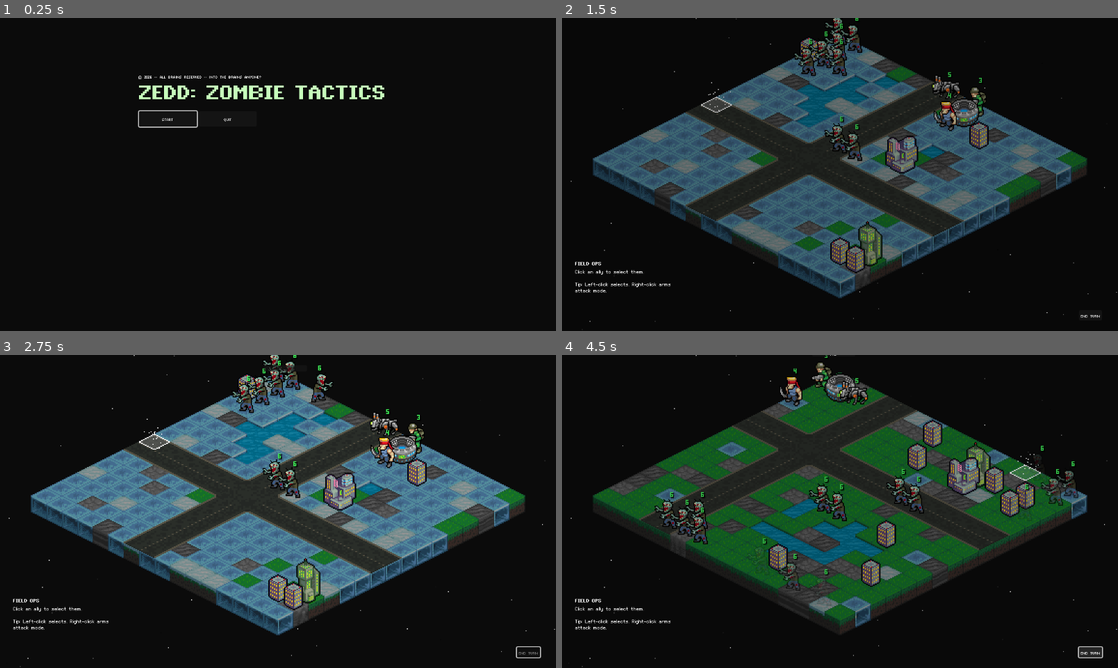
Above: before the commit, frames 1-4 (two rows, left to right).
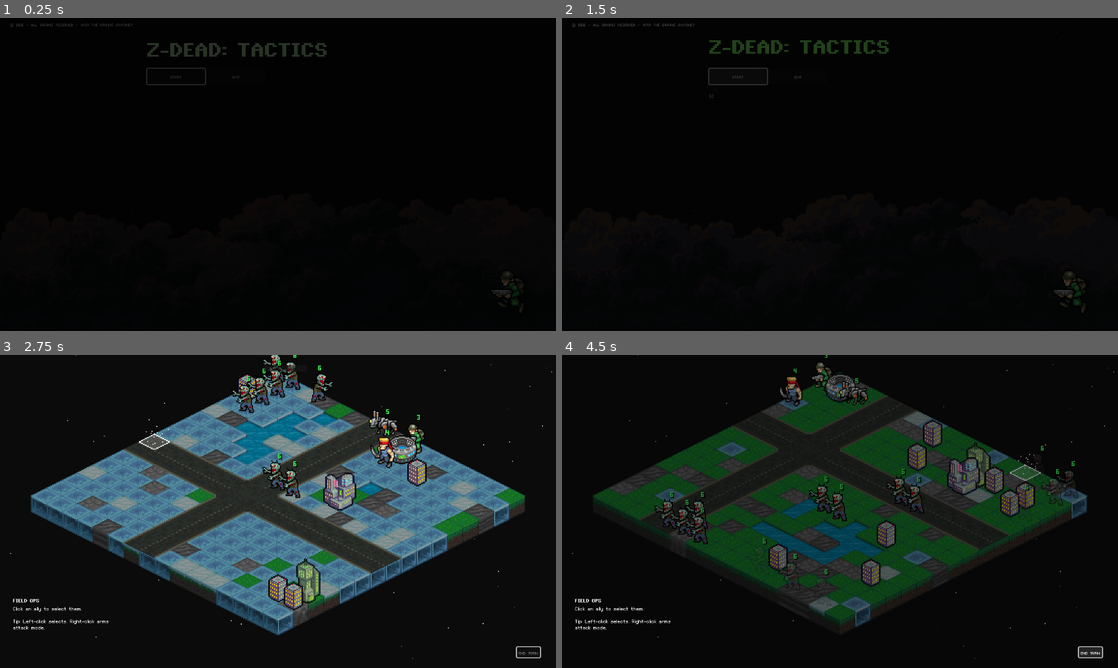
Above: after the commit, the same moments.

Repository: Tekknobot/MEKIII
Game: Godot game, scene res://scenes/title_screen.tscn
The game is run twice, just before and just after one commit, with the same random seed, the same clock (stepped at 60 frames per second) and the same inputs. This scene is started directly instead of the project's main scene.
Inputs (mouse positions are in pixels of both pictures, inside the frame that each line leads up to):
- Up to frame 1 (0.25 s): no input
- Up to frame 2 (1.5 s): click "Start" at 0.5 s; click (739, 77) at 1.25 s, where only the run after the commit has a clickable "Start"
- Up to frame 3 (2.75 s): click "End Turn" at 2 s
- Up to frame 4 (4.5 s): tap Enter (ui_accept) at 2.75, 3.02 s; move the mouse to (962, 495) at 2.77 s; tap R at 2.85 s; click (962, 495) at 2.92 s; drag from (728, 527) to (812, 574) at 3.52 s; click "End Turn" at 4.25 s

The runs differ from the first frame. In frame 1, 2.0% of the frame differs, in the area x 2-93%, y 1-92%; in frame 2, 40%, in the area x 1-100%, y 0-100%; in frame 3, 0.7%; in frame 4, 18%.

Commit message:
Title screen adjustments.

Diff:
--- a/scenes/Game.tscn
+++ b/scenes/Game.tscn
@@ -259,6 +259,7 @@
 [node name="Game" type="Node2D" groups=["GameMap"]]
 script = ExtResource("1_400sg")
 fade_rect_path = NodePath("UI/FadeLayer/ColorRect")
+fade_hold_time = 0.22
 water_patch_count = 1
 building_scenes = Array[PackedScene]([ExtResource("21_1fiys"), ExtResource("22_ho5ir"), ExtResource("23_evnk2"), ExtResource("24_ca228")])
 building_count = 12
--- a/scenes/StarNight.tscn
+++ b/scenes/StarNight.tscn
@@ -13,9 +13,9 @@
 color_ramp = SubResource("GradientTexture1D_kt1dj")
 
 [node name="StarryNight" type="GPUParticles2D"]
-position = Vector2(-20, -121)
+position = Vector2(306, 99)
 amount = 1000
-process_material = SubResource("ParticleProcessMaterial_oue2e")
 lifetime = 20.0
 preprocess = 200.0
 visibility_rect = Rect2(-100, -100, 1000, 1000)
+process_material = SubResource("ParticleProcessMaterial_oue2e")
--- a/scenes/title_screen.tscn
+++ b/scenes/title_screen.tscn
@@ -1,9 +1,17 @@
-[gd_scene load_steps=5 format=3 uid="uid://rriol7fhna81"]
+[gd_scene load_steps=13 format=3 uid="uid://rriol7fhna81"]
 
 [ext_resource type="Script" uid="uid://q37bmmrkofy5" path="res://scripts/TitleScreen.gd" id="1_fgkus"]
 [ext_resource type="FontFile" uid="uid://dgugahs6bc7so" path="res://fonts/magofonts/mago3.ttf" id="2_s4lrb"]
 [ext_resource type="FontFile" uid="uid://buw362wjb8o8d" path="res://fonts/magofonts/mago2.ttf" id="2_sa3yf"]
 [ext_resource type="FontFile" uid="uid://csnhk3q4gx0" path="res://fonts/magofonts/mago1.ttf" id="3_mgrm8"]
+[ext_resource type="Texture2D" uid="uid://b8ydvfeaxe1yj" path="res://sprites/Dog/dog2.png" id="5_3yumr"]
+[ext_resource type="Texture2D" uid="uid://wm8nrbekb2d0" path="res://sprites/Humans/soldier5.png" id="6_cs5ya"]
+[ext_resource type="Texture2D" uid="uid://dd1d72gdlqw0h" path="res://sprites/Humans/merc/idle/rambo_idle1.png" id="7_mykxm"]
+[ext_resource type="Texture2D" uid="uid://di6lcgxxpn653" path="res://sprites/Zombies/move/zomb1.png" id="8_tklts"]
+[ext_resource type="Texture2D" uid="uid://bp3lio7u3wkso" path="res://sprites/Bots/Blue/robo2-export3.png" id="9_mykxm"]
+[ext_resource type="PackedScene" uid="uid://bm1g128j70kea" path="res://scenes/StarNight.tscn" id="10_tklts"]
+[ext_resource type="Texture2D" uid="uid://sh0qp53v5skq" path="res://sprites/Clouds/Re_ Indie Developer from Toronto, Canada looking for pixel mech artist_/layer2.png" id="11_ib7db"]
+[ext_resource type="Texture2D" uid="uid://bkumpbg4gebvj" path="res://sprites/Clouds/Re_ Indie Developer from Toronto, Canada looking for pixel mech artist_/layer1.png" id="12_frs5l"]
 
 [node name="TitleScreen" type="Control"]
 layout_mode = 3
@@ -13,36 +21,71 @@
 grow_horizontal = 2
 grow_vertical = 2
 script = ExtResource("1_fgkus")
+fade_time = 1.25
 type_chars_per_sec = 25.0
+title_font = ExtResource("2_s4lrb")
+body_font = ExtResource("3_mgrm8")
+body_font_size = 16
+button_font = ExtResource("2_sa3yf")
+button_font_size = 16
+bg_texture_rect_path = NodePath("Thumbnail")
+bg_textures = Array[Texture2D]([ExtResource("5_3yumr"), ExtResource("6_cs5ya"), ExtResource("7_mykxm"), ExtResource("8_tklts"), ExtResource("9_mykxm")])
+clouds_a_path = NodePath("CloudsA")
+clouds_b_path = NodePath("CloudsB")
+cloud_textures = Array[Texture2D]([ExtResource("11_ib7db"), ExtResource("12_frs5l")])
+cloud_swap_every = 2.0
 
-[node name="Fade" type="ColorRect" parent="."]
-layout_mode = 0
-offset_right = 1151.0
-offset_bottom = 659.0
-color = Color(0, 0, 0, 1)
+[node name="StarryNight" parent="." instance=ExtResource("10_tklts")]
 
 [node name="Copyright" type="Label" parent="."]
 layout_mode = 0
-offset_left = 288.0
-offset_top = 114.0
-offset_right = 800.0
-offset_bottom = 127.0
+offset_left = 22.0
+offset_top = 6.0
+offset_right = 534.0
+offset_bottom = 19.0
 theme_override_fonts/font = ExtResource("2_sa3yf")
 text = "© 2026 -- All Brains Reserved -- Into the Brains anyone?"
 
+[node name="CloudsA" type="TextureRect" parent="."]
+modulate = Color(0.2508181, 0.25081813, 0.2508181, 1)
+layout_mode = 0
+offset_left = -87.0
+offset_top = 306.0
+offset_right = 1175.222
+offset_bottom = 663.0
+texture = ExtResource("11_ib7db")
+
+[node name="CloudsB" type="TextureRect" parent="."]
+modulate = Color(0.2508181, 0.25081813, 0.2508181, 1)
+layout_mode = 0
+offset_left = -96.0
+offset_top = 304.0
+offset_right = 1166.222
+offset_bottom = 661.0
+texture = ExtResource("12_frs5l")
+
+[node name="Thumbnail" type="TextureRect" parent="."]
+layout_mode = 0
+offset_left = 1016.0
+offset_top = 512.0
+offset_right = 1056.0
+offset_bottom = 552.0
+scale = Vector2(3, 3)
+stretch_mode = 2
+
 [node name="Center" type="VBoxContainer" parent="."]
 layout_mode = 0
-offset_left = 288.0
-offset_top = 125.0
-offset_right = 800.0
-offset_bottom = 242.0
+offset_left = 305.0
+offset_top = 37.0
+offset_right = 817.0
+offset_bottom = 154.0
 
 [node name="Title" type="Label" parent="Center"]
 custom_minimum_size = Vector2(120, 64)
 layout_mode = 2
 theme_override_fonts/font = ExtResource("2_s4lrb")
 theme_override_font_sizes/font_size = 64
-text = "ZEDD: ZOMBIE TACTICS"
+text = "Z-DEAD: TACTICS"
 
 [node name="Buttons" type="HBoxContainer" parent="Center"]
 layout_mode = 2
@@ -62,15 +105,24 @@
 [node name="StoryClip" type="Control" parent="."]
 custom_minimum_size = Vector2(120, 120)
 anchors_preset = 0
-offset_left = 28.0
-offset_top = 26.0
-offset_right = 222.0
-offset_bottom = 146.0
+offset_left = 305.0
+offset_top = 153.0
+offset_right = 499.0
+offset_bottom = 273.0
 
 [node name="Story" type="RichTextLabel" parent="StoryClip"]
 custom_minimum_size = Vector2(120, 120)
 layout_mode = 0
 offset_top = 1.0
 offset_right = 245.0
-offset_bottom = 598.0
+offset_bottom = 475.0
 theme_override_fonts/normal_font = ExtResource("3_mgrm8")
+theme_override_font_sizes/normal_font_size = 16
+
+[node name="Fade" type="ColorRect" parent="."]
+layout_mode = 0
+offset_left = -26.0
+offset_top = -27.0
+offset_right = 1176.0
+offset_bottom = 674.0
+color = Color(0, 0, 0, 1)
--- a/scripts/TitleScreen.gd
+++ b/scripts/TitleScreen.gd
@@ -35,6 +35,52 @@
 var _tw: Tween = null
 var _title_tw: Tween = null
 var _sick_tw: Tween = null
+
+# --- Fonts (pick in Inspector) ---
+@export var title_font: Font
+@export var title_font_size := 64
+
+@export var body_font: Font
+@export var body_font_size := 18
+
+@export var button_font: Font
+@export var button_font_size := 20
+
+# Optional: story text color (default pure white)
+@export var story_color := Color(1, 1, 1, 1)
+
+# --- Background slideshow ---
+@export var bg_texture_rect_path: NodePath
+@onready var bg: TextureRect = get_node_or_null(bg_texture_rect_path)
+
+@export var bg_textures: Array[Texture2D] = []   # drag your PNGs in Inspector
+@export var bg_change_every := 2.0               # seconds between swaps
+@export var bg_fade_time := 0.6                  # fade duration
+
+var _bg_timer: SceneTreeTimer = null
+var _bg_tw: Tween = null
+var _bg_last_index := -1
+
+# --- Clouds (2-layer crossfade + drift) ---
+@export var clouds_a_path: NodePath
+@export var clouds_b_path: NodePath
+@onready var clouds_a: TextureRect = get_node_or_null(clouds_a_path)
+@onready var clouds_b: TextureRect = get_node_or_null(clouds_b_path)
+
+@export var cloud_textures: Array[Texture2D] = []  # drag cloud PNGs here
+@export var cloud_swap_every := 4.0               # seconds between cloud changes
+@export var cloud_crossfade_time := 1.0
+
+@export var cloud_drift_px := Vector2(40, 0)      # how far it drifts before looping back
+@export var cloud_drift_time := 12.0              # seconds to drift that far
+
+var _cloud_timer: SceneTreeTimer = null
+var _cloud_tw: Tween = null
+var _cloud_drift_tw: Tween = null
+var _cloud_last_index := -1
+var _cloud_showing_a := true
+var _cloud_base_pos_a := Vector2.ZERO
+var _cloud_base_pos_b := Vector2.ZERO
 
 func _ready() -> void:
 	# Fade in from black
@@ -55,12 +101,18 @@
 	_story_full = _default_story_bbcode()
 	story.text = "" # start empty
 
+	_apply_fonts()
+
 	# Start animations
 	_start_title_anim()
 	_start_sick_color_anim()
 
 	# Start typewriter
 	_start_typewriter()
+
+	_start_bg_cycle()
+	_start_clouds()
+
 
 func _process(delta: float) -> void:
 	if _busy:
@@ -162,12 +214,9 @@
 		_sick_tw.tween_property(title, "modulate", sick_color_b, sick_pulse_time)
 
 	# Story tied to same vibe (slightly dimmer)
-	var story_a := sick_color_a * Color(1, 1, 1, 0.90)
-	var story_b := sick_color_b * Color(1, 1, 1, 0.90)
-
 	if story != null:
-		_sick_tw.tween_property(story, "modulate", story_a, sick_pulse_time)
-		_sick_tw.tween_property(story, "modulate", story_b, sick_pulse_time)
+		story.modulate = story_color # force pure white
+
 
 # -------------------------
 # Typewriter (NO SCROLLING)
@@ -223,6 +272,41 @@
 		if ch == "\n":
 			_type_accum += newline_speed_boost
 
+func _apply_fonts() -> void:
+	# Title
+	if title != null:
+		if title_font != null:
+			title.add_theme_font_override("font", title_font)
+		if title_font_size > 0:
+			title.add_theme_font_size_override("font_size", title_font_size)
+
+	# Story (RichTextLabel)
+	if story != null:
+		if body_font != null:
+			story.add_theme_font_override("normal_font", body_font)
+			story.add_theme_font_override("bold_font", body_font)
+			story.add_theme_font_override("italics_font", body_font)
+			story.add_theme_font_override("bold_italics_font", body_font)
+			story.add_theme_font_override("mono_font", body_font)
+		if body_font_size > 0:
+			story.add_theme_font_size_override("normal_font_size", body_font_size)
+
+		# keep story white
+		story.modulate = story_color
+
+	# Buttons
+	_apply_button_font(start_button)
+	_apply_button_font(quit_button)
+
+
+func _apply_button_font(b: Button) -> void:
+	if b == null:
+		return
+	if button_font != null:
+		b.add_theme_font_override("font", button_font)
+	if button_font_size > 0:
+		b.add_theme_font_size_override("font_size", button_font_size)
+
 # -------------------------
 # Story text
 # -------------------------
@@ -254,3 +338,122 @@
 
 	s += "[i]Static rises. Deployment window open.[/i]\n"
 	return s
+
+func _start_bg_cycle() -> void:
+	if bg == null:
+		return
+	if bg_textures.is_empty():
+		return
+
+	# Ensure we can fade it
+	bg.modulate.a = 1.0
+
+	# Pick an initial texture instantly
+	_bg_last_index = _pick_bg_index()
+	bg.texture = bg_textures[_bg_last_index]
+
+	# Kick the loop
+	_schedule_next_bg_swap()
+
+
+func _schedule_next_bg_swap() -> void:
+	if not is_inside_tree():
+		return
+	_bg_timer = get_tree().create_timer(bg_change_every)
+	_bg_timer.timeout.connect(_on_bg_timer_timeout)
+
+
+func _on_bg_timer_timeout() -> void:
+	# If scene is leaving / busy, stop cycling
+	if _busy:
+		return
+	_bg_swap_random_fade()
+	_schedule_next_bg_swap()
+
+
+func _bg_swap_random_fade() -> void:
+	if bg == null or bg_textures.is_empty():
+		return
+
+	var idx := _pick_bg_index()
+	if idx == _bg_last_index and bg_textures.size() > 1:
+		# try once more to avoid repeats
+		idx = _pick_bg_index()
+
+	_bg_last_index = idx
+	var next_tex := bg_textures[idx]
+
+	# Kill previous tween cleanly
+	if _bg_tw != null and is_instance_valid(_bg_tw):
+		_bg_tw.kill()
+	_bg_tw = null
+
+	_bg_tw = create_tween()
+	_bg_tw.set_trans(Tween.TRANS_SINE)
+	_bg_tw.set_ease(Tween.EASE_IN_OUT)
+
+	# Fade out -> swap -> fade in
+	_bg_tw.tween_property(bg, "modulate:a", 0.0, bg_fade_time)
+	_bg_tw.tween_callback(func():
+		if bg != null and is_instance_valid(bg):
+			bg.texture = next_tex
+	)
+	_bg_tw.tween_property(bg, "modulate:a", 1.0, bg_fade_time)
+
+
+func _pick_bg_index() -> int:
+	if bg_textures.size() == 1:
+		return 0
+	# try a couple times to avoid immediate repeats
+	for attempt in range(4):
+		var idx := randi() % bg_textures.size()
+		if idx != _bg_last_index:
+			return idx
+	return int(max(0, _bg_last_index)) # fallback
+
+func _start_clouds() -> void:
+	if clouds_a == null or clouds_b == null:
+		return
+
+	_cloud_base_pos_a = clouds_a.position
+	_cloud_base_pos_b = clouds_b.position
+
+	# Always visible
+	clouds_a.modulate.a = 1.0
+	clouds_b.modulate.a = 1.0
+
+	# DO NOT set textures here. Set them in the editor on CloudsA/CloudsB.
+	_start_cloud_drift()
+
+func _start_cloud_drift() -> void:
+	if clouds_a == null or clouds_b == null:
+		return
+
+	# Start from base
+	clouds_a.position = _cloud_base_pos_a
+	clouds_b.position = _cloud_base_pos_b
+
+	if _cloud_drift_tw != null and is_instance_valid(_cloud_drift_tw):
+		_cloud_drift_tw.kill()
+
+	_cloud_drift_tw = create_tween()
+	_cloud_drift_tw.set_loops()
+	_cloud_drift_tw.set_trans(Tween.TRANS_SINE)
+	_cloud_drift_tw.set_ease(Tween.EASE_IN_OUT)
+
+	# A: go out and back, forever
+	_cloud_drift_tw.tween_property(clouds_a, "position", _cloud_base_pos_a + cloud_drift_px, cloud_drift_time)
+	_cloud_drift_tw.tween_property(clouds_a, "position", _cloud_base_pos_a, cloud_drift_time)
+
+	# B: go out and back, forever
+	_cloud_drift_tw.tween_property(clouds_b, "position", _cloud_base_pos_b + cloud_drift_px, cloud_drift_time)
+	_cloud_drift_tw.tween_property(clouds_b, "position", _cloud_base_pos_b, cloud_drift_time)
+
+func _pick_cloud_index() -> int:
+	if cloud_textures.size() == 1:
+		return 0
+	for attempt in range(6):
+		var idx := randi() % cloud_textures.size()
+		if idx != _cloud_last_index:
+			return idx
+	return int(max(0, _cloud_last_index))
